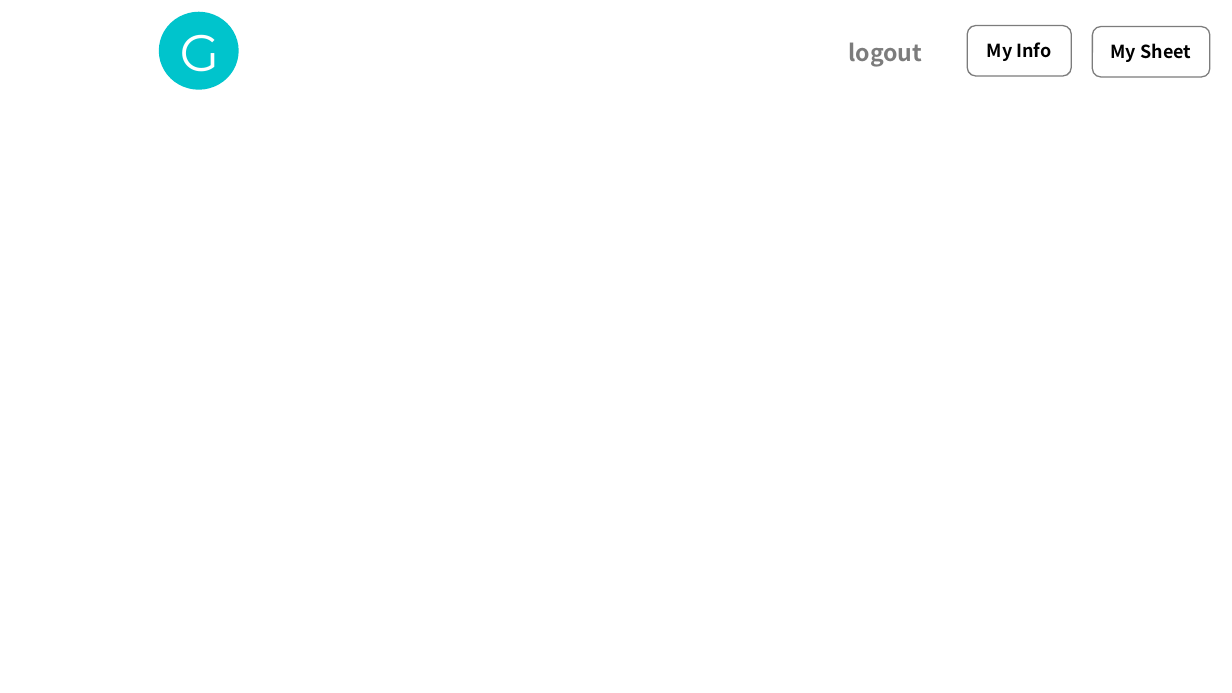
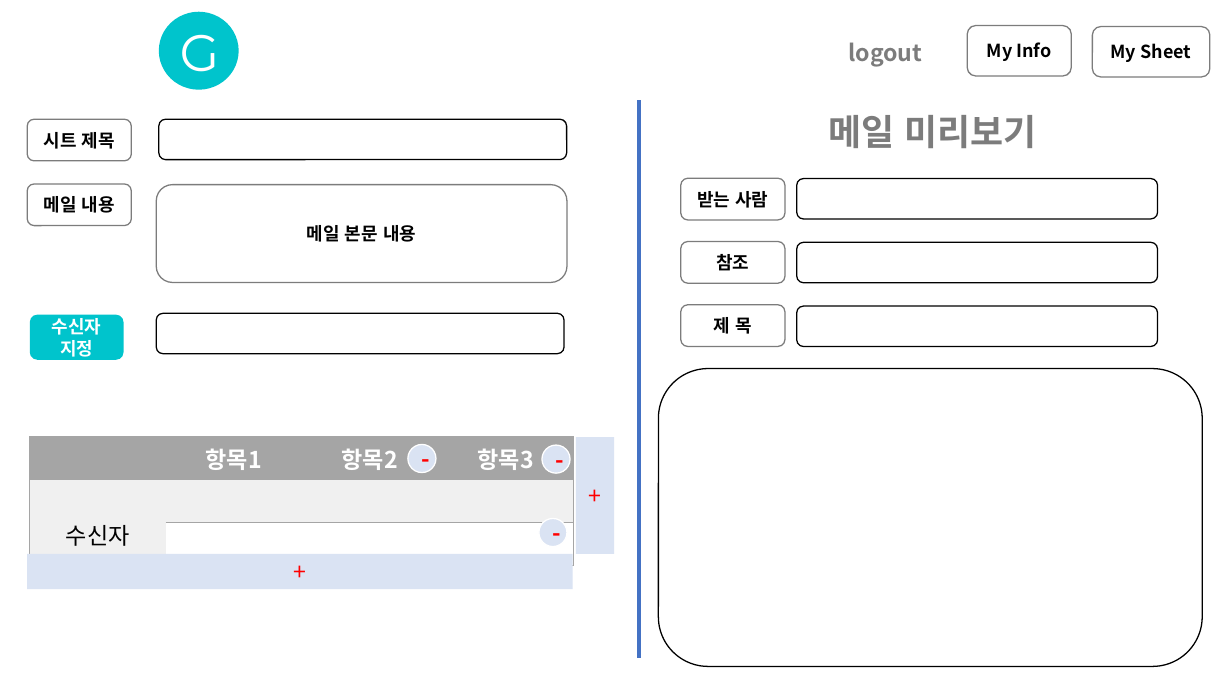
Before and after one commit to sungjaeyoon/Gathering-Bot, a slide deck: slide 6 of page-design.pptx. Drawn at 1232x693 pixels with LibreOffice and Linux fonts; fonts in the diff are those of the drawing. Boxes give left, top, right and bottom in pixels: in the first picture for what was removed or moved away, otherwise in the second. Text is boxed around its words. In the diff, an @@ line names an element or a change of style, - is before the commit and + after.

```diff
--- a/page-design.pptx
+++ b/page-design.pptx
@@ rounded rectangle added at (27,119,131,161), fill #FFFFFF, outline #7C7C7C 1 pt, 14 pt, text #000000, bold @@
+시트 제목
@@ rounded rectangle added at (159,119,567,160), fill #FFFFFF, outline #000000 1 pt @@
@@ line added from (640, 101) to (640, 658), #4472C4 3 pt @@
@@ text added at (829,115,1037,148), 28 pt, text #7C7C7C, bold @@
+메일 미리보기
@@ rounded rectangle added at (681,178,786,220), fill #FFFFFF, outline #7C7C7C 1 pt, 14 pt, text #000000, bold @@
+받는 사람
@@ rounded rectangle added at (797,178,1158,219), fill #FFFFFF, outline #000000 1 pt @@
@@ rounded rectangle added at (27,184,131,226), fill #FFFFFF, outline #7C7C7C 1 pt, 14 pt, text #000000, bold @@
+메일 내용
@@ rounded rectangle added at (156,185,567,283), fill #FFFFFF, outline #7C7C7C 1 pt, 14 pt, text #000000, bold @@
+메일 본문 내용
@@ rounded rectangle added at (681,241,786,283), fill #FFFFFF, outline #7C7C7C 1 pt, 14 pt, text #000000, bold @@
+참조
@@ rounded rectangle added at (797,242,1158,283), fill #FFFFFF, outline #000000 1 pt @@
@@ rounded rectangle added at (30,315,123,360), fill #00C4CC, 14 pt, text #FFFFFF, bold @@
+수신자 지정
@@ rounded rectangle added at (156,313,564,354), fill #FFFFFF, outline #000000 1 pt @@
@@ rounded rectangle added at (681,305,786,347), fill #FFFFFF, outline #7C7C7C 1 pt, 14 pt, text #000000, bold @@
+제 목
@@ rounded rectangle added at (797,306,1158,347), fill #FFFFFF, outline #000000 1 pt @@
@@ rounded rectangle added at (659,369,1203,666), fill #FFFFFF, outline #000000 1 pt @@
@@ table added at (30,437,573,555), 3 rows, 4 columns @@
+ | 항목1 | 항목2 | 항목3
+수신자 |  |  | 
+ |  |  | 
@@ ellipse added at (408,445,435,472), fill #DAE3F3, outline #FFFFFF 1 pt, 18 pt, text #FF0000, bold @@
+-
@@ ellipse added at (543,445,570,473), fill #DAE3F3, outline #FFFFFF 1 pt, 18 pt, text #FF0000, bold @@
+-
@@ rectangle added at (576,437,615,555), fill #DAE3F3, 18 pt, text #FF0000 @@
++
@@ ellipse added at (539,518,567,546), fill #DAE3F3, outline #FFFFFF 1 pt, 18 pt, text #FF0000, bold @@
+-
@@ rectangle added at (27,555,572,590), fill #DAE3F3, 18 pt, text #FF0000 @@
++
```
Also in this commit, not shown: 35 other files.
